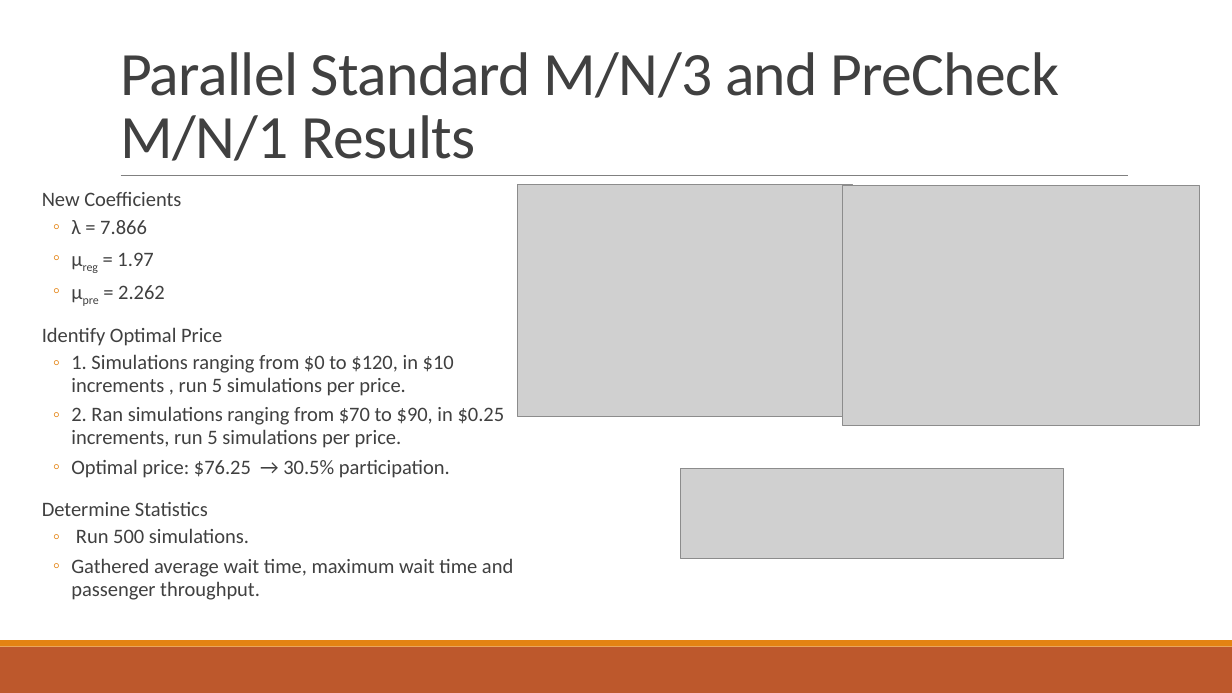
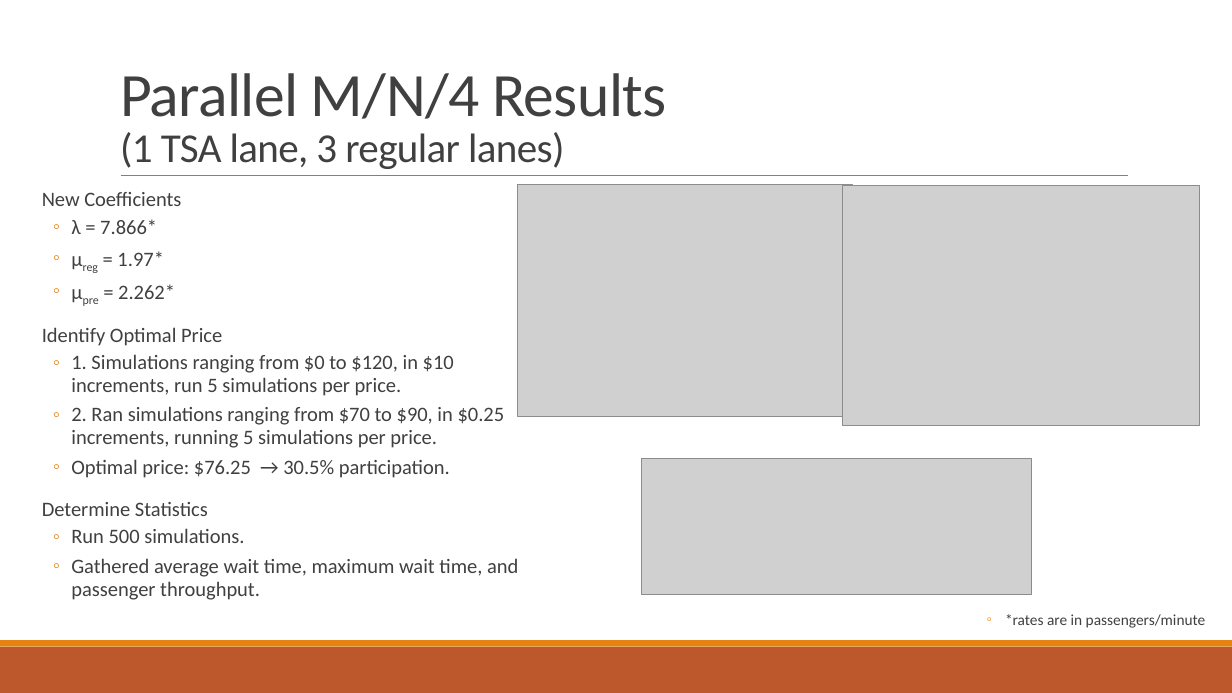
Before and after one commit to kayleeisokay/AM115_HW, a slide deck: slide 12 of Group Project 2/Analysis of Airport Security With Queuing Theory.pptx. Drawn at 1232x693 pixels with LibreOffice and Linux fonts; fonts in the diff are those of the drawing; grey boxes stand for pictures. Boxes give left, top, right and bottom in pixels: in the first picture for what was removed or moved away, otherwise in the second. Text is boxed around its words. In the diff, an @@ line names an element or a change of style, - is before the commit and + after.

Commit message:
Add files via upload
fixed typos

```diff
--- a/Group Project 2/Analysis of Airport Security With Queuing Theory.pptx
+++ b/Group Project 2/Analysis of Airport Security With Queuing Theory.pptx
@@ title at (120, 73, 666, 169): text changed; size 48 to 32 pt @@
-Parallel Standard M/N/3 and PreCheck M/N/1 Results
+Parallel M/N/4 Results
+(1 TSA lane, 3 regular lanes)
@@ text at (71, 219, 175, 299): text changed @@
-  ◦ λ = 7.866
-  ◦ μreg = 1.97
-  ◦ μpre = 2.262
+  ◦ λ = 7.866*
+  ◦ μreg = 1.97*
+  ◦ μpre = 2.262*
@@ text at (71, 354, 505, 448): text changed @@
-  ◦ 1. Simulations ranging from $0 to $120, in $10 increments , run 5 simulations per price.
-  ◦ 2. Ran simulations ranging from $70 to $90, in $0.25 increments, run 5 simulations per price.
+  ◦ 1. Simulations ranging from $0 to $120, in $10 increments, run 5 simulations per price.
+  ◦ 2. Ran simulations ranging from $70 to $90, in $0.25 increments, running 5 simulations per price.
@@ picture: place and size @@
-picture at (680, 469, 1064, 559)
+picture at (641, 458, 1032, 594)
@@ text at (71, 558, 518, 600): text changed @@
-  ◦ Gathered average wait time, maximum wait time and passenger throughput.
+  ◦ Gathered average wait time, maximum wait time, and passenger throughput.
@@ text added at (1005, 614, 1206, 628), 12 pt, text #404040 @@
+  ◦ *rates are in passengers/minute
```
Also in this commit, not shown: 10 other slides changed.
